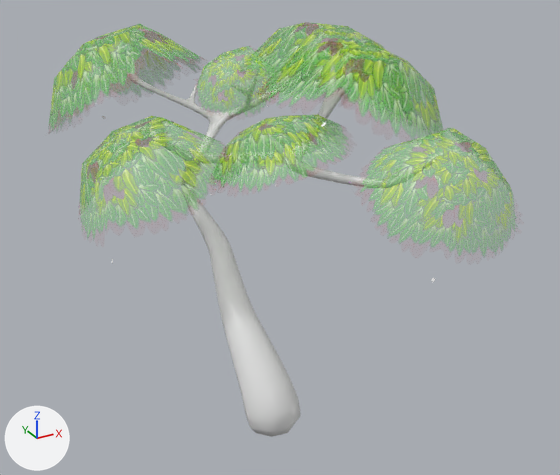
The FBX model Assets/Resources/Models/Environment/Tree/RedAndGreenTree.fbx as it was, and as the next commit left it.
The view is the same before and after, from a camera (50 mm lens) standing at (-6.03, -10.78, 9.22) and looking at (1.16, 2.3, 2.68). Lighting does not change. The marker at lower left points along +X, +Y and +Z. Where no turn or scale is listed for an object, it has been applied to the vertices.
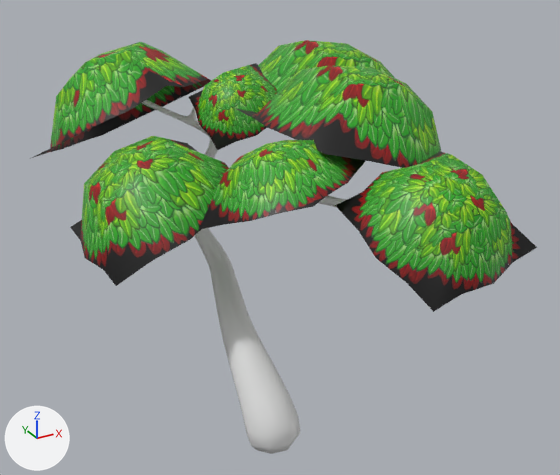
What differs and where, as boxes [x1, y1, x2, y2] in the pictures (560 x 475 px; the box of a moved part takes in the faces that stretch with it):
'Plane.006', surface changed, reshaped, moved, rescaled
    before: [49, 22, 515, 282]
    after: [32, 40, 537, 454]
'Cube', deleted
    before: [123, 34, 438, 437]
part 1 of me_plane_016, moved or reshaped
    before: [49, 24, 199, 133]
    after: [32, 42, 212, 158]
part 2 of me_plane_016, moved or reshaped
    before: [349, 128, 515, 282]
    after: [335, 152, 537, 312]
part 3 of me_plane_016, moved or reshaped
    before: [262, 41, 442, 146]
    after: [234, 66, 441, 168]
part 4 of me_plane_016, moved or reshaped
    before: [199, 115, 347, 204]
    after: [198, 140, 365, 230]
part 5 of me_plane_016, moved or reshaped
    before: [80, 116, 226, 263]
    after: [70, 136, 229, 286]
part 6 of me_plane_016, moved or reshaped
    before: [242, 22, 412, 123]
    after: [258, 40, 395, 92]
part 7 of me_plane_016, moved or reshaped
    before: [197, 46, 276, 129]
    after: [189, 63, 278, 150]
part 8 of me_plane_016, added
    after: [142, 99, 345, 454]

Edits to the bpy script that builds the scene:
```text
Change img_greenandredleaves_png:
    img_greenandredleaves_png: load_image('GreenAndRedLeaves.png', '../../../Textures/Environment/Tree/GreenAndRedLeaves.png', 512, 512, 'Non-Color') -> load_image('GreenAndRedLeaves.png', '../../../Textures/Environment/Tree/GreenAndRedLeaves.png', 512, 512, 'sRGB')
Change mat_material_002:
    remove n3 = _N.new('ShaderNodeTexImage'); n3.name = 'Image Texture.001'
    remove n3.image = img_greenandredleaves_png
    remove n3.extension = 'EXTEND'
    where n0 = _N.new('ShaderNodeBsdfPrincipled'); n0.name = 'Principled BSDF'
    remove _L.new(n3.outputs[0], n0.inputs[4])  # 'Color' to 'Alpha'
Change me_plane_016:
    used by ob_plane_006; location = (0.0, 0.0, 0.0); rotation_euler = (1.571, 0.0, 0.0), in degrees (90, 0, 0); scale = (0.007, 0.007, 0.007)
    remove me_plane_016.from_pydata(...)  # 175 vertices, 112 faces; spans x -433.0..825.0, y 497.0..1009.0, z -1245.0..534.0
    add me_plane_016.from_pydata(...)  # 1281 vertices, 1216 faces; spans x -303.0..577.0, y -8.0..706.0, z -871.0..373.0
    me_plane_016 part 1: the loose piece of 25 vertices spanning x -433.0..280.0, y 558.0..947.0, z -1245.0..-579.0 is scaled about the mesh origin by 0.7
    me_plane_016 part 2: the loose piece of 25 vertices spanning x -29.0..328.0, y 644.0..881.0, z 229.0..534.0 is scaled about the mesh origin by 0.7
    me_plane_016 part 3: the loose piece of 25 vertices spanning x -35.0..435.0, y 743.0..1009.0, z -279.0..224.0 is scaled about the mesh origin by 0.7
    me_plane_016 part 4: the loose piece of 25 vertices spanning x -272.0..119.0, y 711.0..898.0, z -61.0..326.0 is scaled about the mesh origin by 0.7
    me_plane_016 part 5: the loose piece of 25 vertices spanning x -415.0..-2.0, y 497.0..791.0, z -582.0..-109.0 is scaled about the mesh origin by 0.7
    me_plane_016 part 6: the loose piece of 25 vertices spanning x 223.0..825.0, y 596.0..950.0, z -986.0..-336.0 is scaled about the mesh origin by 0.7
    me_plane_016 part 7: the loose piece of 25 vertices spanning x 9.0..239.0, y 704.0..917.0, z -638.0..-387.0 is scaled about the mesh origin by 0.7
    me_plane_016 part 8: a new loose piece of 1106 vertices spanning x -134.0..412.0, y -8.0..675.0, z -686.0..275.0, in mat_material (white #e7e7e7)
    add me_plane_016.materials.append(mat_material)  # white #e7e7e7
Change ob_plane_006:
    ob_plane_006.location: (0.0, 0.0, 0.0) -> (0.0, 0.0, -0.4)
    ob_plane_006.scale: (0.007, 0.007, 0.007) -> (0.01, 0.01, 0.01)
Remove ob_cube:
    ob_cube = bpy.data.objects.new('Cube', me_cube)
    ob_cube.location = (0.0, 0.0, 0.0)
```
